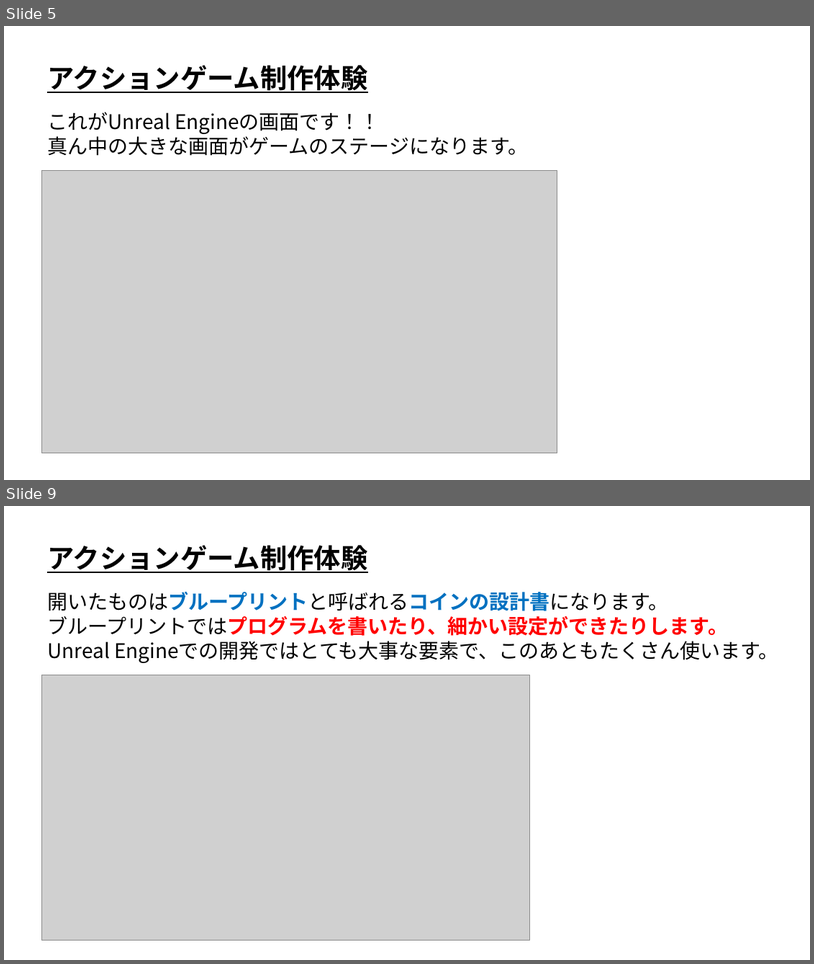
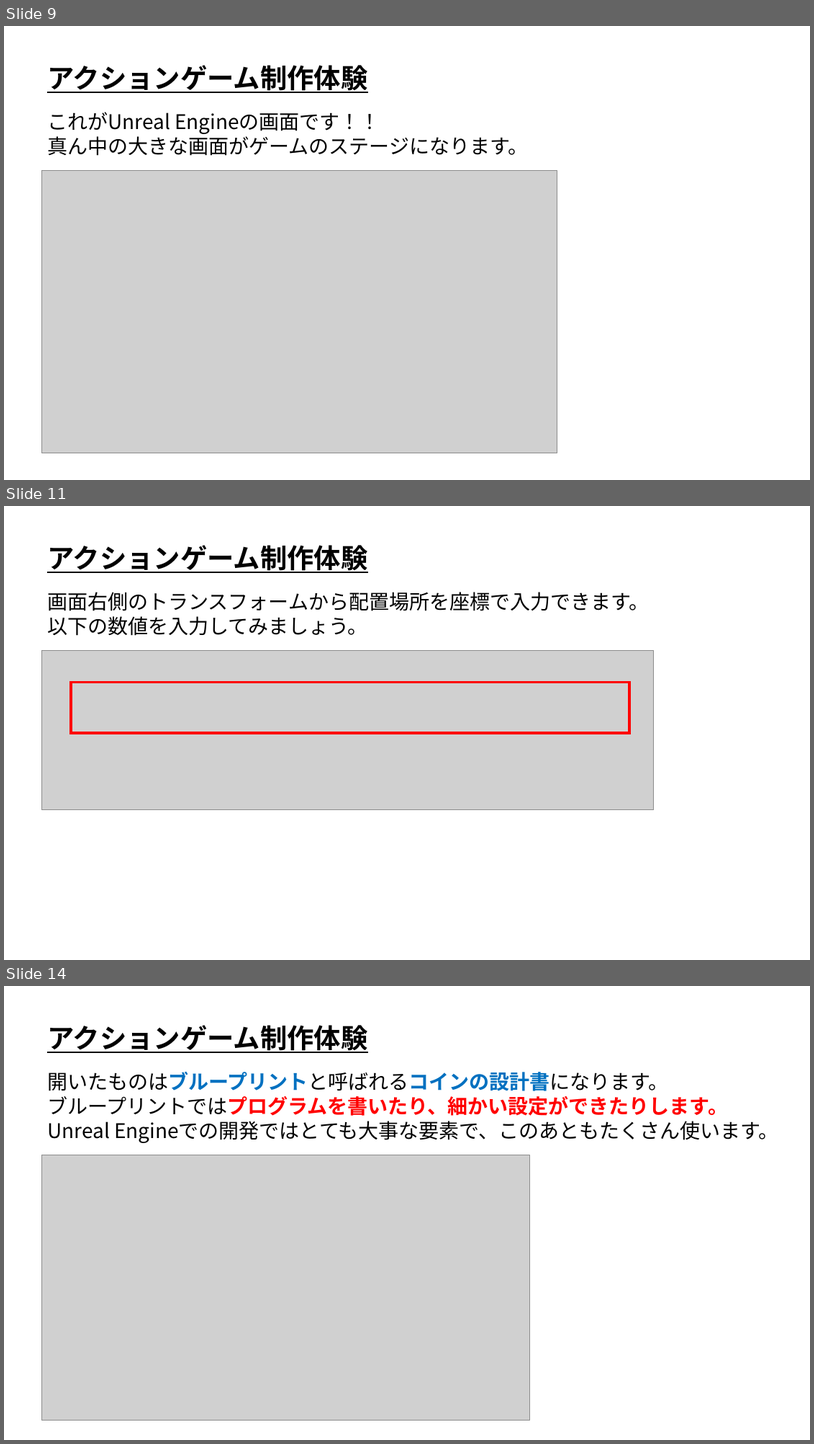
Before and after one commit to ArakiYusuke-Ohara/UnrealEngine, a slide deck: Projects/OpenCanpas01/TrialClass/UE_アクションゲーム制作体験.pptx. Shown one above the other, each under a label of ours: slides 5 and 9 before the commit, slides 9, 11 and 14 after it; the slides between them are not shown. The pictures are 814x964 and 814x1444 pixels, drawn with LibreOffice and Linux fonts; fonts in the diff are those of the drawing; grey boxes stand for pictures. Boxes give left, top, right and bottom in pixels: in the first picture for what was removed or moved away, otherwise in the second. Text is boxed around its words. In the diff, an @@ line names an element or a change of style, - is before the commit and + after.

```diff
--- a/Projects/OpenCanpas01/TrialClass/UE_アクションゲーム制作体験.pptx
+++ b/Projects/OpenCanpas01/TrialClass/UE_アクションゲーム制作体験.pptx
@@ slide 11 added at box(4, 506, 810, 960), background #FFFFFF @@
@@ text added at box(47, 545, 368, 573), 32 pt, text #000000, bold, underline @@
+アクションゲーム制作体験
@@ text added at box(47, 592, 649, 636), 24 pt, text #000000 @@
+画面右側のトランスフォームから配置場所を座標で入力できます。
+以下の数値を入力してみましょう。
@@ picture added at box(41, 651, 654, 810) @@
@@ rectangle added at box(71, 682, 630, 733), outline #FF0000 3 pt @@
@@ what was slide 5 is now slide 9 @@
@@ what was slide 9 is now slide 14 @@
```
Also in this commit, not shown: 9 slides changed, 4 other slides added.
